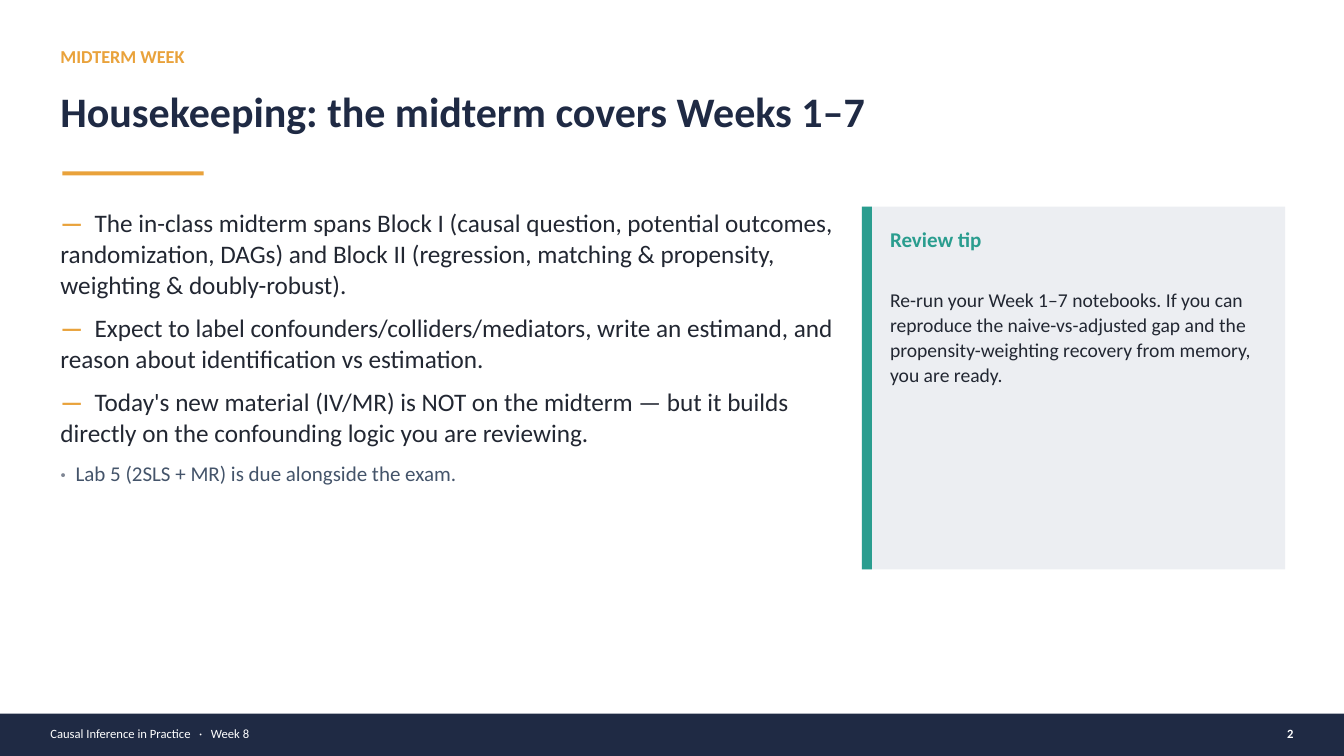
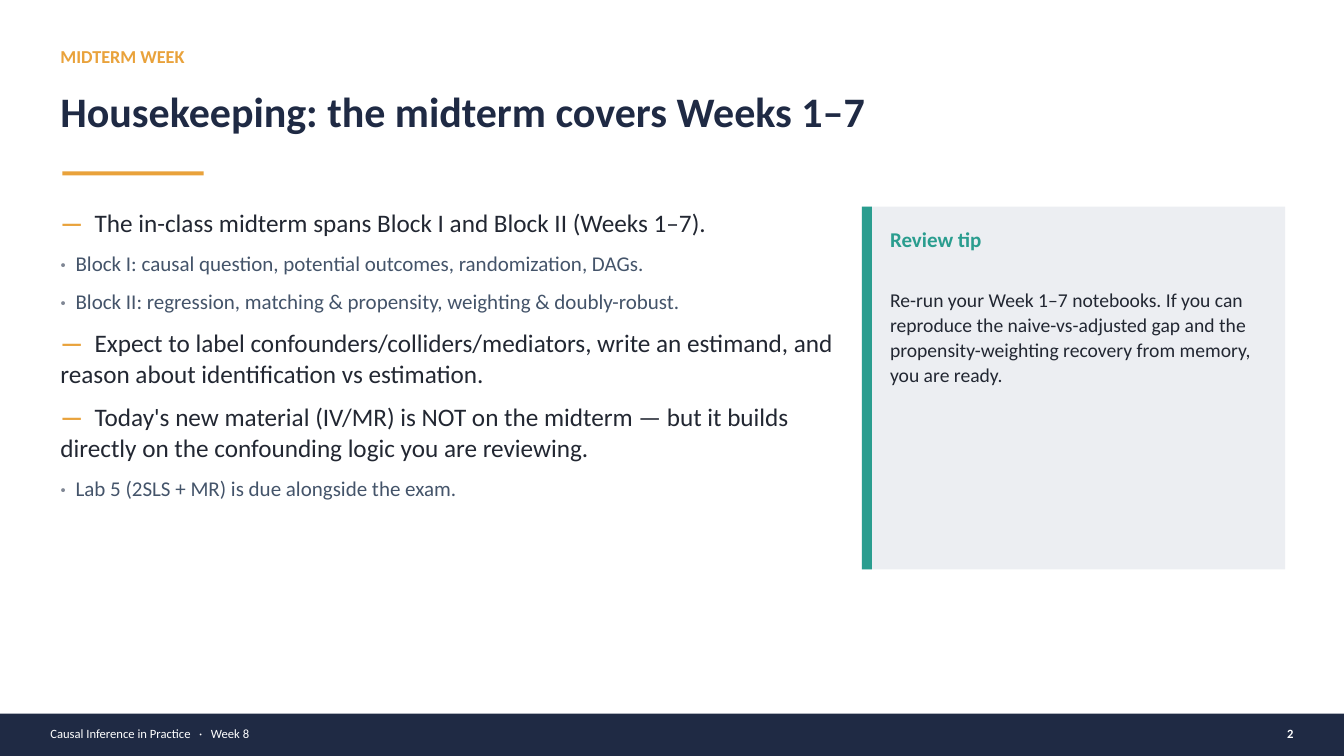
Before and after one commit to tvthienbk/biofx_python, a slide deck: slide 3 of Causal_Inference_Course/Week08_Instrumental_Variables_Mendelian_Randomization/Week08_Instrumental_Variables_Mendelian_Randomization_Lecture.pptx. Drawn at 1344x756 pixels with LibreOffice and Linux fonts; fonts in the diff are those of the drawing. Boxes give left, top, right and bottom in pixels: in the first picture for what was removed or moved away, otherwise in the second. Text is boxed around its words. In the diff, an @@ line names an element or a change of style, - is before the commit and + after.

```diff
--- a/Causal_Inference_Course/Week08_Instrumental_Variables_Mendelian_Randomization/Week08_Instrumental_Variables_Mendelian_Randomization_Lecture.pptx
+++ b/Causal_Inference_Course/Week08_Instrumental_Variables_Mendelian_Randomization/Week08_Instrumental_Variables_Mendelian_Randomization_Lecture.pptx
@@ text at [76, 214, 706, 313]: text changed; size 18 to 15 pt; text colour #222732 to #44546A @@
-— The in-class midterm spans Block I (causal question, potential outcomes, randomization, DAGs) and Block II (regression, matching & propensity, weighting & doubly-robust).
+— The in-class midterm spans Block I and Block II (Weeks 1–7).
+· Block I: causal question, potential outcomes, randomization, DAGs.
+· Block II: regression, matching & propensity, weighting & doubly-robust.
```
Also in this commit, not shown: 16 other files.
